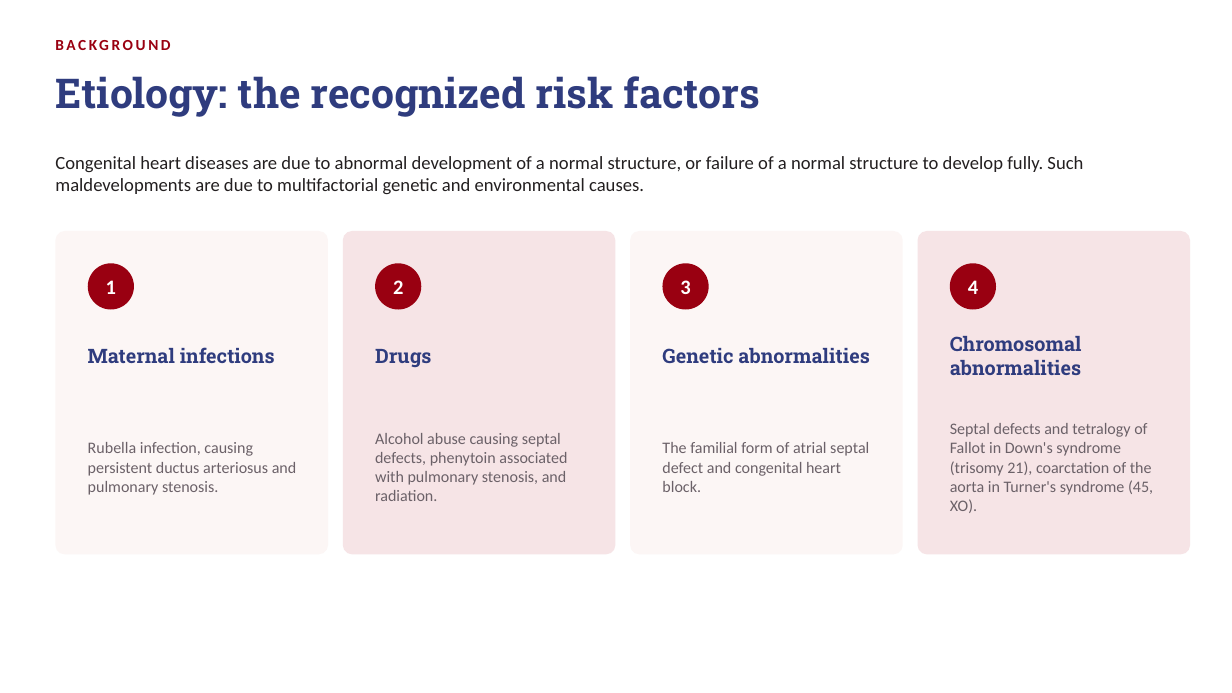
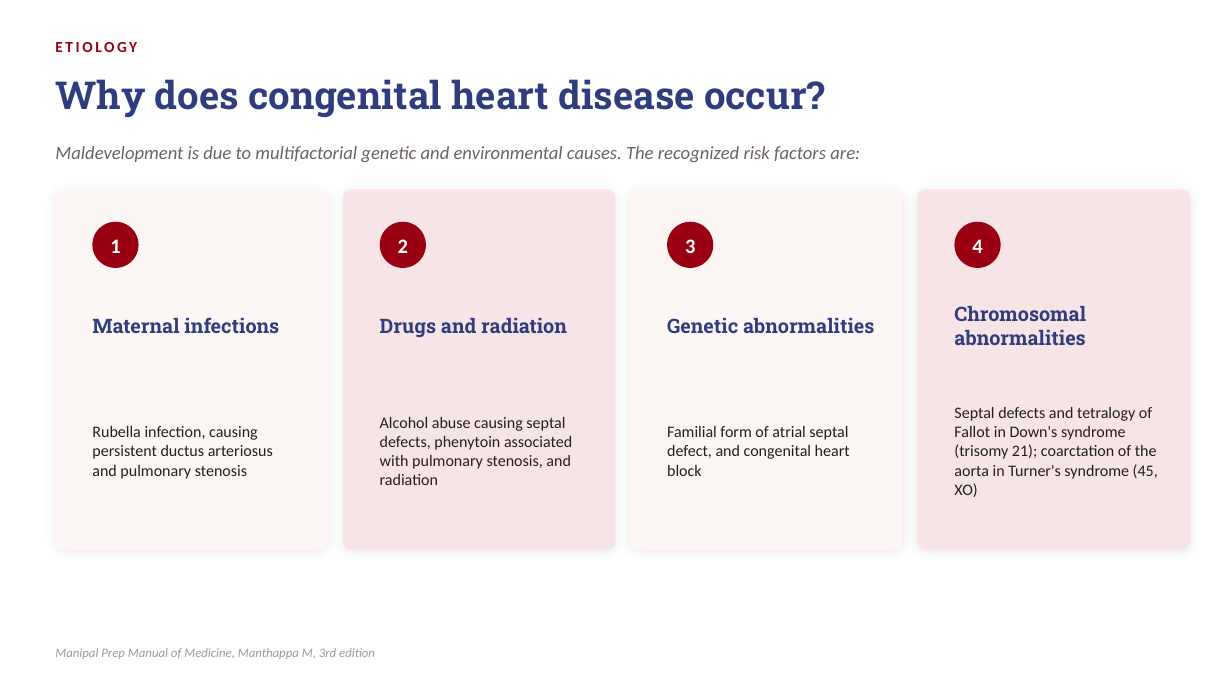
Before and after one commit to highhsenberg/highhsenberg, a slide deck: slide 3 of deck/Congenital-Heart-Disease-in-Adults.pptx (slide 6 before the commit). Drawn at 1232x693 pixels with LibreOffice and Linux fonts; fonts in the diff are those of the drawing. Boxes give left, top, right and bottom in pixels: in the first picture for what was removed or moved away, otherwise in the second. Text is boxed around its words. In the diff, an @@ line names an element or a change of style, - is before the commit and + after.

```diff
--- a/deck/Congenital-Heart-Disease-in-Adults.pptx
+++ b/deck/Congenital-Heart-Disease-in-Adults.pptx
@@ text removed at bbox=[55, 31, 980, 57] @@
-BACKGROUND
@@ text added at bbox=[55, 42, 137, 52], 12 pt, text #990011, bold @@
+ETIOLOGY
@@ text added at bbox=[55, 79, 825, 118], 30 pt, text #2F3C7E, bold @@
+Why does congenital heart disease occur?
@@ text at bbox=[55, 146, 860, 162]: text changed; size 32 to 14.5 pt; font Roboto Slab to Calibri; text colour #2F3C7E to #6B6168; bold off; italic on @@
-Etiology: the recognized risk factors
+Maldevelopment is due to multifactorial genetic and environmental causes. The recognized risk factors are:
@@ text removed at bbox=[55, 156, 1083, 194] @@
-Congenital heart diseases are due to abnormal development of a normal structure, or failure of a normal structure to develop fully. Such maldevelopments are due to multifactorial genetic and environmental causes.
@@ rounded rectangle: place and size @@
-rounded rectangle at bbox=[55, 231, 328, 555]
+rounded rectangle at bbox=[55, 189, 328, 550]
@@ rounded rectangle: place and size @@
-rounded rectangle at bbox=[343, 231, 616, 555]
+rounded rectangle at bbox=[343, 189, 616, 550]
@@ rounded rectangle: place and size @@
-rounded rectangle at bbox=[630, 231, 903, 555]
+rounded rectangle at bbox=[630, 189, 903, 550]
@@ shadow on; proportions changed in 4 elements at bbox=[55, 189, 328, 550], bbox=[343, 189, 616, 550], bbox=[630, 189, 903, 550], bbox=[918, 189, 1190, 550] @@
@@ rounded rectangle: place and size @@
-rounded rectangle at bbox=[918, 231, 1190, 555]
+rounded rectangle at bbox=[918, 189, 1190, 550]
@@ 4 texts, 4 ellipses: place and size @@
-4 texts, 4 ellipses at bbox=[88, 263, 996, 310]
+4 texts, 4 ellipses at bbox=[92, 222, 1001, 268]
@@ text "Maternal infections": place and size @@
-text "Maternal infections" at bbox=[88, 347, 275, 363]
+text "Maternal infections" at bbox=[92, 317, 279, 333]
@@ text "Genetic abnormalities": place and size @@
-text "Genetic abnormalities" at bbox=[662, 348, 869, 363]
+text "Genetic abnormalities" at bbox=[667, 318, 874, 333]
@@ text "Chromosomal abnormalities": place and size @@
-text "Chromosomal abnormalities" at bbox=[950, 336, 1082, 375]
+text "Chromosomal abnormalities" at bbox=[954, 306, 1086, 345]
@@ text at bbox=[380, 318, 567, 338]: text changed @@
-Drugs
+Drugs and radiation
@@ text at bbox=[380, 417, 572, 485]: text changed; text colour #6B6168 to #231F20 @@
-Alcohol abuse causing septal defects, phenytoin associated with pulmonary stenosis, and radiation.
+Alcohol abuse causing septal defects, phenytoin associated with pulmonary stenosis, and radiation
@@ text at bbox=[954, 407, 1158, 497]: text changed; text colour #6B6168 to #231F20 @@
-Septal defects and tetralogy of Fallot in Down's syndrome (trisomy 21), coarctation of the aorta in Turner's syndrome (45, XO).
+Septal defects and tetralogy of Fallot in Down's syndrome (trisomy 21); coarctation of the aorta in Turner's syndrome (45, XO)
@@ text at bbox=[92, 426, 273, 479]: text changed; text colour #6B6168 to #231F20 @@
-Rubella infection, causing persistent ductus arteriosus and pulmonary stenosis.
+Rubella infection, causing persistent ductus arteriosus and pulmonary stenosis
@@ text at bbox=[667, 426, 850, 476]: text changed; text colour #6B6168 to #231F20 @@
-The familial form of atrial septal defect and congenital heart block.
+Familial form of atrial septal defect, and congenital heart block
@@ text added at bbox=[55, 648, 375, 659], 10 pt, text #A2989C, italic @@
+Manipal Prep Manual of Medicine, Manthappa M, 3rd edition
```
Also in this commit, not shown: 4 other slides changed, 3 slides added, 5 slides removed, 1 other file.
